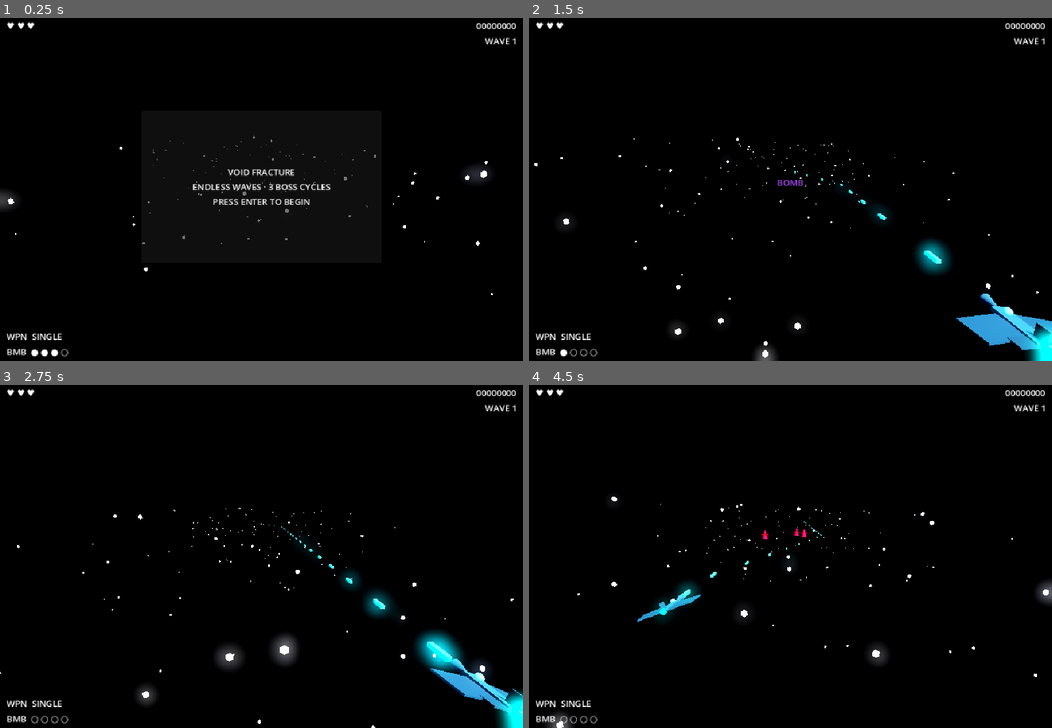
Above: before the commit, frames 1-4 (two rows, left to right).
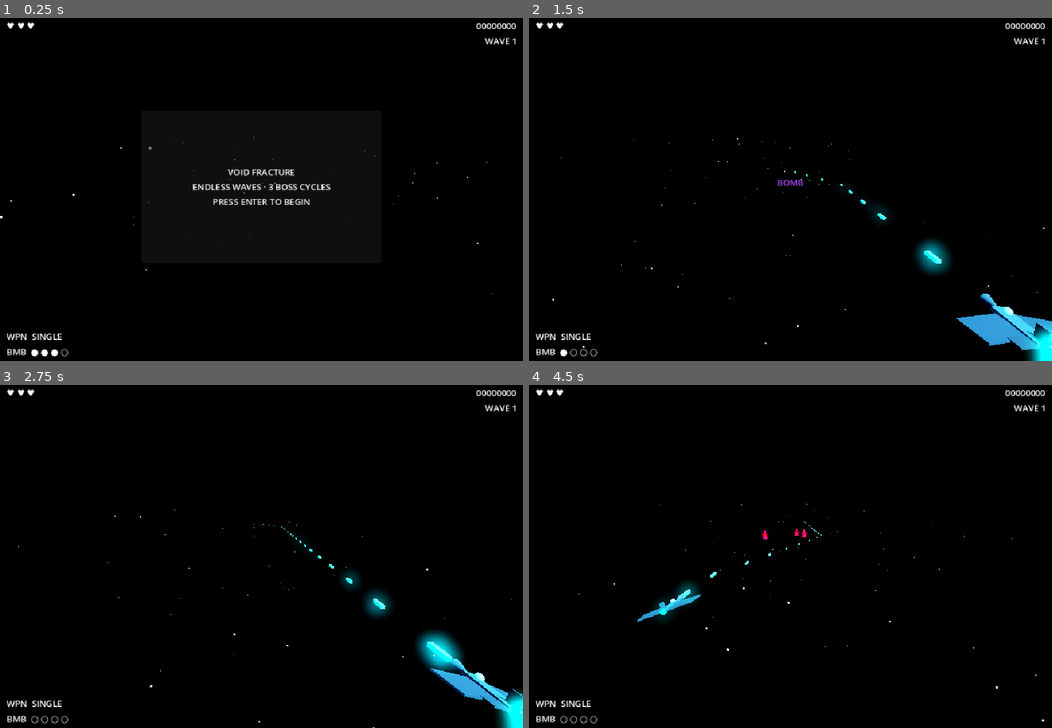
Above: after the commit, the same moments.

Repository: gallak87/tech9
Game: Godot game, scene res://scenes/Main.tscn
Two runs of this game, one before a commit and one after it. Both use one fixed random seed, a clock stepped at 60 frames per second and the inputs below.
Inputs:
- Up to frame 1 (0.25 s): no input
- Up to frame 2 (1.5 s): tap Enter (ui_accept) at 0.5, 0.77 s; hold D (move_right) 0.53-1.28 s; tap X (fire_bomb) at 0.6, 1.35 s; hold S (move_down) from 1.28 s (still down)
- Up to frame 3 (2.75 s): tap Enter (ui_accept) at 1.52 s; release S (move_down) at 2.03 s; hold D (move_right) from 2.03 s (still down); tap X (fire_bomb) at 2.1 s
- Up to frame 4 (4.5 s): release D (move_right) at 2.78 s; hold W (move_up) 2.78-3.53 s; tap X (fire_bomb) at 2.85, 3.6, 4.35 s; tap Enter (ui_accept) at 3.02, 3.77 s; hold A (move_left) from 3.53 s (still down)

The runs differ from the first frame. In frame 1, 0.5% of the frame differs, in the area x 0-95%, y 34-93%; in frame 2, 0.4%; in frame 3, 1.1%, in the area x 0-99%, y 35-100%; in frame 4, 0.7%.

Commit message:
vf: roadmap, dim stars (no bloom), star size -60% to stop bullet confusion

Diff:
--- a/games/void-fracture/scripts/GeoManifest.gd
+++ b/games/void-fracture/scripts/GeoManifest.gd
@@ -172,23 +172,23 @@
 
 const BULLETS := {
 	"T1": { "color": Color(0.5, 0.81, 1.0), "emissive": Color(0.0, 0.8, 2.0), "ei": 4.0,
-	        "size": Vector3(0.1, 0.1, 0.55) },
+			"size": Vector3(0.1, 0.1, 0.55) },
 	"T2": { "color": Color(1.0, 1.0, 0.0), "emissive": Color(1.5, 1.5, 0.0), "ei": 4.0,
-	        "size": Vector3(0.1, 0.1, 0.55) },
+			"size": Vector3(0.1, 0.1, 0.55) },
 	"T3": { "color": Color(0.25, 1.0, 0.5), "emissive": Color(0.0, 2.0, 0.5), "ei": 4.0,
-	        "size": Vector3(0.11, 0.11, 0.58) },
+			"size": Vector3(0.11, 0.11, 0.58) },
 	"T4": { "color": Color(1.0, 0.0, 1.0), "emissive": Color(2.0, 0.0, 2.0), "ei": 4.0,
-	        "size": Vector3(0.11, 0.11, 0.62) },
+			"size": Vector3(0.11, 0.11, 0.62) },
 	"T5": { "color": Color(1.0, 0.6, 0.0), "emissive": Color(2.0, 0.8, 0.0), "ei": 4.0,
-	        "size": Vector3(0.12, 0.12, 0.55) },
+			"size": Vector3(0.12, 0.12, 0.55) },
 	"T6": { "color": Color(1.0, 0.25, 0.37), "emissive": Color(2.0, 0.0, 0.5), "ei": 4.0,
-	        "size": Vector3(0.12, 0.12, 0.60) },
+			"size": Vector3(0.12, 0.12, 0.60) },
 	"T7": { "color": Color(0.7, 0.0, 1.0), "emissive": Color(1.5, 0.0, 2.5), "ei": 4.0,
-	        "size": Vector3(0.14, 0.14, 0.65) },
+			"size": Vector3(0.14, 0.14, 0.65) },
 	"enemy": { "color": Color(1.0, 0.3, 0.1), "emissive": Color(2.0, 0.2, 0.0), "ei": 3.0,
-	            "size": Vector3(0.12, 0.12, 0.40) },
+				"size": Vector3(0.12, 0.12, 0.40) },
 	"seeker": { "color": Color(0.25, 1.0, 0.5), "emissive": Color(0.0, 2.5, 1.0), "ei": 4.0,
-	             "size": Vector3(0.14, 0.14, 0.45) },
+				 "size": Vector3(0.14, 0.14, 0.45) },
 }
 
 const PICKUPS := {
--- a/games/void-fracture/scripts/Starfield.gd
+++ b/games/void-fracture/scripts/Starfield.gd
@@ -4,9 +4,9 @@
 # Stars are small emissive spheres spread across the play volume
 
 const LAYERS := [
-	{ "count": 80,  "speed": 4.0,  "spread": 12.0, "z_range": [-60, 0], "size": 0.04, "brightness": 0.6 },
-	{ "count": 52,  "speed": 10.0, "spread": 10.0, "z_range": [-50, 0], "size": 0.06, "brightness": 0.8 },
-	{ "count": 30,  "speed": 20.0, "spread": 8.0,  "z_range": [-40, 0], "size": 0.09, "brightness": 1.2 },
+	{ "count": 90,  "speed": 4.0,  "spread": 12.0, "z_range": [-60, 0], "size": 0.018, "brightness": 0.28 },
+	{ "count": 55,  "speed": 10.0, "spread": 10.0, "z_range": [-50, 0], "size": 0.024, "brightness": 0.38 },
+	{ "count": 28,  "speed": 20.0, "spread": 8.0,  "z_range": [-40, 0], "size": 0.032, "brightness": 0.50 },
 ]
 
 var _stars: Array = []
@@ -26,8 +26,8 @@
 			var brightness: float = layer["brightness"]
 			mat.albedo_color = Color(brightness, brightness, brightness)
 			mat.emission_enabled = true
-			mat.emission = Color(brightness, brightness, brightness * 1.2)
-			mat.emission_energy_multiplier = brightness * 2.0
+			mat.emission = Color(brightness, brightness, brightness)
+			mat.emission_energy_multiplier = 1.0  # no bloom on stars
 			star.material_override = mat
 			star.position = Vector3(
 				randf_range(-layer["spread"], layer["spread"]),
Not shown: 1 places in games/void-fracture/scenes/Boss.tscn that only renumber resources
Not shown, added: games/void-fracture/scripts/Explosion.gd.uid
Not shown, added: games/void-fracture/ROADMAP.md
